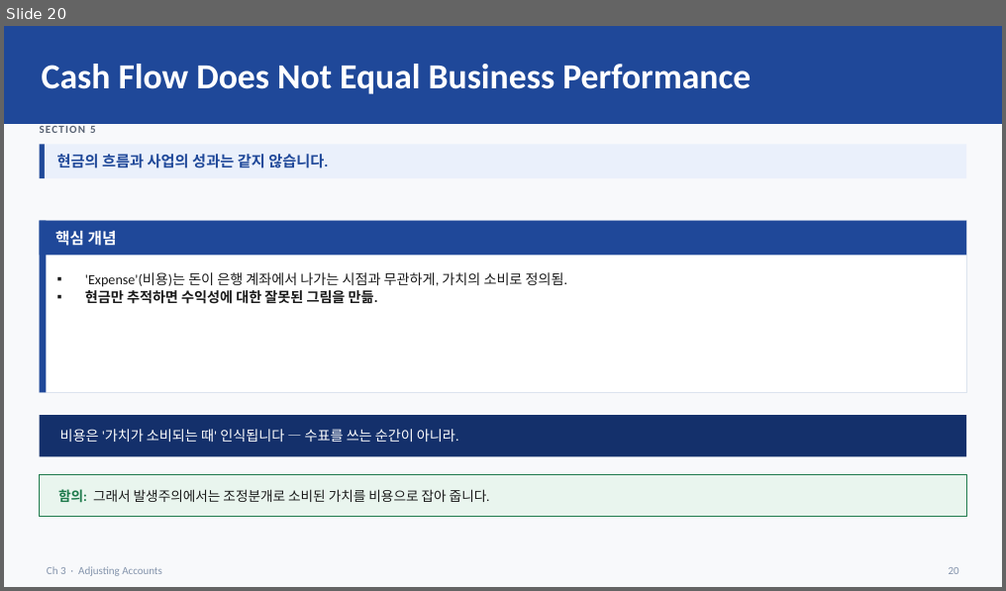
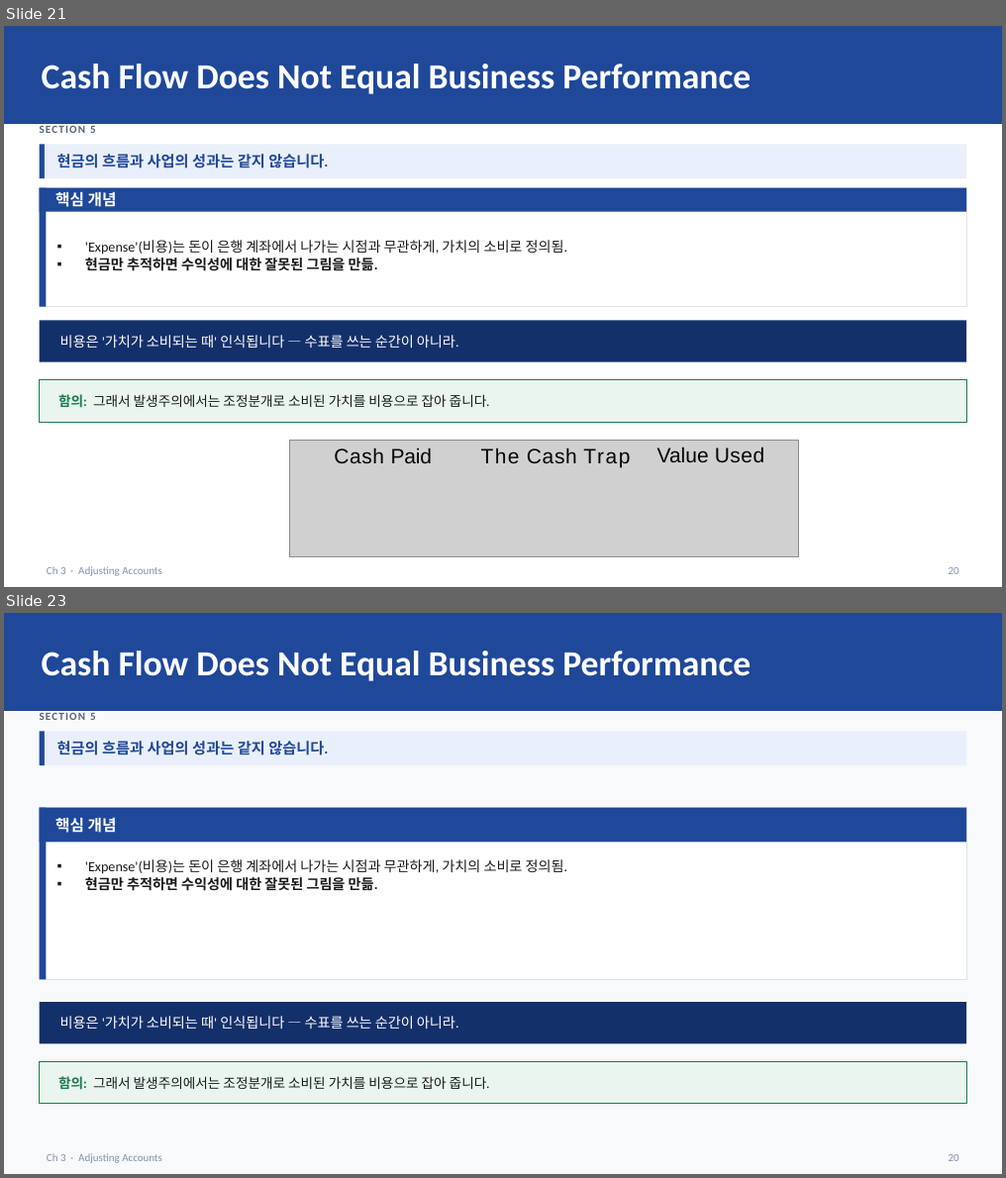
Before and after one commit to keejae/financial-accounting, a slide deck: files/week2/korean/Wk2_L5_slides.pptx. Shown one above the other, each under a label of ours: slide 20 before the commit, slides 21 and 23 after it; the slides between them are not shown. The pictures are 1006x591 and 1006x1178 pixels, drawn with LibreOffice and Linux fonts; fonts in the diff are those of the drawing; grey boxes stand for pictures. Boxes give left, top, right and bottom in pixels: in the first picture for what was removed or moved away, otherwise in the second. Text is boxed around its words. In the diff, an @@ line names an element or a change of style, - is before the commit and + after.

```diff
--- a/files/week2/korean/Wk2_L5_slides.pptx
+++ b/files/week2/korean/Wk2_L5_slides.pptx
@@ slide 21 added at [4,26,1002,587], background #FFFFFF @@
@@ rectangle added at [4,26,1002,124], fill #1F4899 @@
@@ text added at [42,64,750,94], 34 pt, text #FFFFFF, bold @@
+Cash Flow Does Not Equal Business Performance
@@ rectangle added at [40,144,45,178], fill #1F4899 @@
@@ rectangle added at [45,144,966,178], fill #EAF0FB @@
@@ text added at [90,126,96,133], 10.5 pt, text #5A6474, bold @@
+SECTION 5
@@ text added at [57,154,328,169], 14.5 pt, text #1F4899, bold @@
+현금의 흐름과 사업의 성과는 같지 않습니다.
@@ rectangle added at [40,187,966,307], fill #FFFFFF, outline #DCE3EE 1 pt @@
@@ rectangle added at [40,187,46,307], fill #1F4899 @@
@@ rectangle added at [40,187,966,212], fill #1F4899 @@
@@ text added at [55,191,117,207], 15 pt, text #FFFFFF, bold @@
+핵심 개념
@@ text added at [85,240,568,272], 13.5 pt, text #1A1A1A @@
+▪ 'Expense'(비용)는 돈이 은행 계좌에서 나가는 시점과 무관하게, 가치의 소비로 정의됨.
+▪ 현금만 추적하면 수익성에 대한 잘못된 그림을 만듦.
@@ rectangle added at [40,320,966,363], fill #14306B @@
@@ text added at [60,335,459,348], 13.5 pt, text #FFFFFF @@
+비용은 '가치가 소비되는 때' 인식됩니다 — 수표를 쓰는 순간이 아니라.
@@ rectangle added at [40,380,966,422], fill #E9F5EE, outline #1E7A4C 1 pt @@
@@ text added at [58,394,490,408], 13 pt, text #1A1A1A @@
+함의: 그래서 발생주의에서는 조정분개로 소비된 가치를 비용으로 잡아 줍니다.
@@ group added at [289,440,798,558]: 3 texts, 1 picture @@
+Cash Paid
+The Cash Trap
+Value Used
@@ text added at [47,567,162,576], 10.5 pt, text #8494AC @@
+Ch 3 · Adjusting Accounts
@@ text added at [948,568,959,574], 10.5 pt, text #8494AC @@
+20
@@ what was slide 20 is now slide 23 @@
```
Also in this commit, not shown: 4 slides changed, 2 other slides added.
